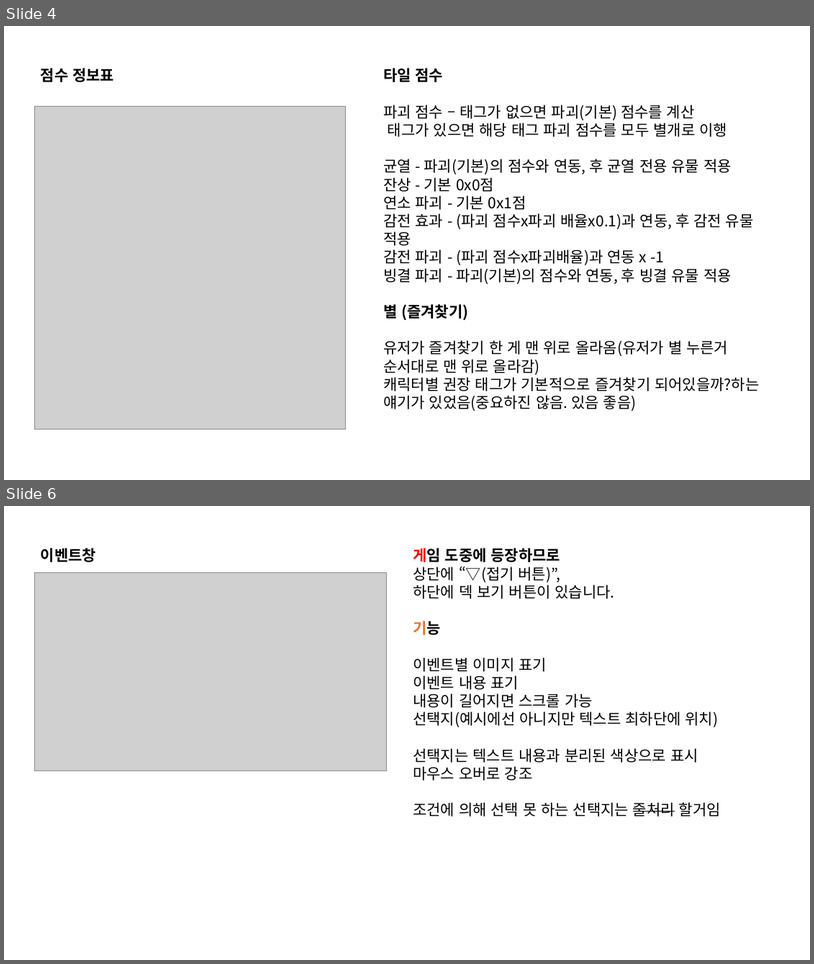
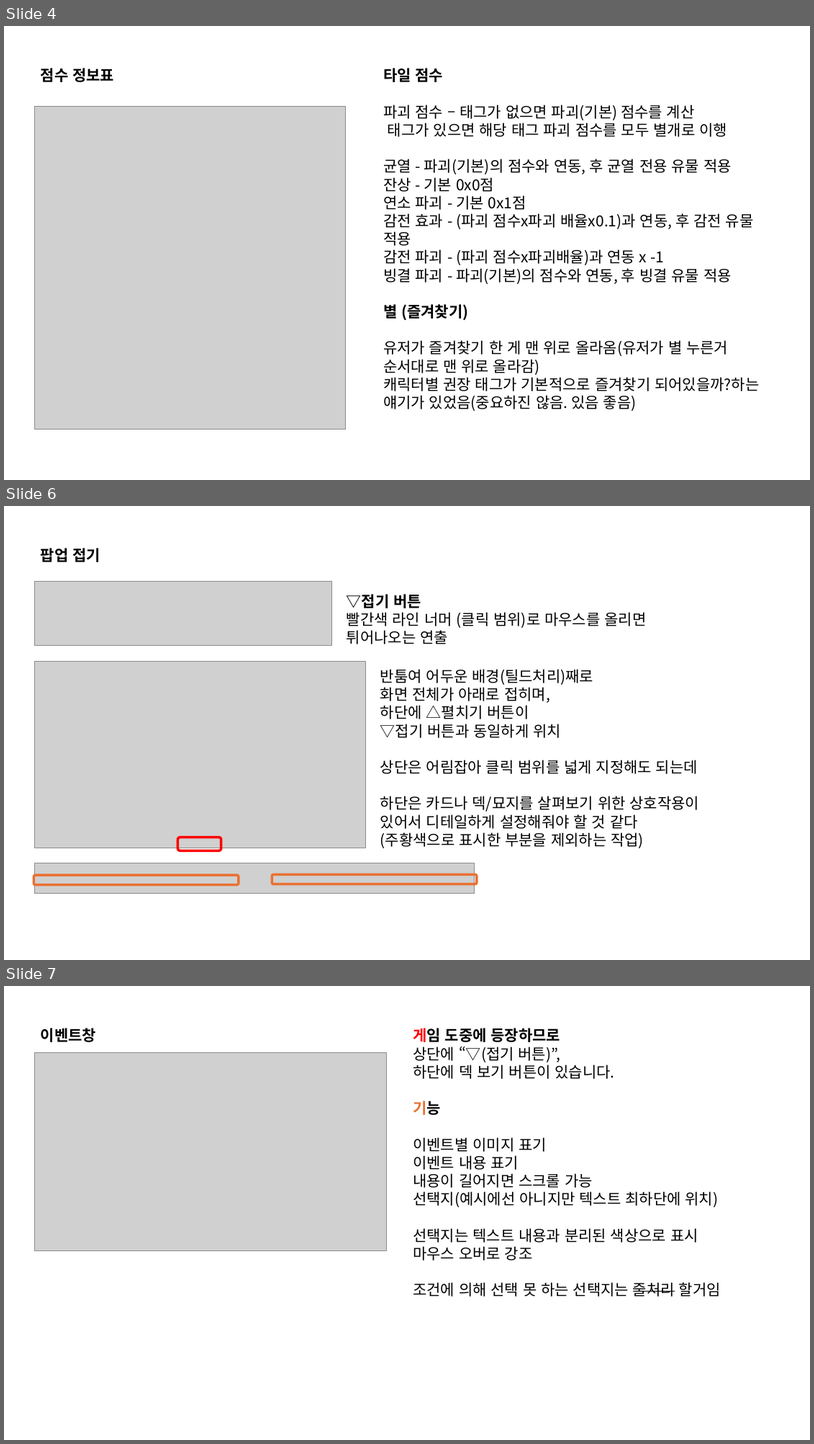
Before and after one commit to kauthor/FluffyDisdog, a slide deck: Plan/기획서/땅부수기2026 ch2.pptx. Shown one above the other, each under a label of ours: slides 4 and 6 before the commit, slides 4, 6 and 7 after it; the slides between them are not shown. The pictures are 814x964 and 814x1444 pixels, drawn with LibreOffice and Linux fonts; fonts in the diff are those of the drawing; grey boxes stand for pictures. Boxes give left, top, right and bottom in pixels: in the first picture for what was removed or moved away, otherwise in the second. Text is boxed around its words. In the diff, an @@ line names an element or a change of style, - is before the commit and + after.

```diff
--- a/Plan/기획서/땅부수기2026 ch2.pptx
+++ b/Plan/기획서/땅부수기2026 ch2.pptx
@@ slide 6 added at (4,506,810,960), background #FFFFFF @@
@@ text added at (41,548,100,562), 18 pt, text #000000, bold @@
+팝업 접기
@@ picture added at (35,581,332,645) @@
@@ text added at (347,594,646,644), 18 pt, text #000000 @@
+▽접기 버튼
+빨간색 라인 너머 (클릭 범위)로 마우스를 올리면
+튀어나오는 연출
@@ picture added at (35,661,365,847) @@
@@ text added at (381,669,700,848), 18 pt, text #000000 @@
+반툼여 어두운 배경(틸드처리)째로
+화면 전체가 아래로 접히며,
+하단에 △펼치기 버튼이
+▽접기 버튼과 동일하게 위치
+상단은 어림잡아 클릭 범위를 넓게 지정해도 되는데
+하단은 카드나 덱/묘지를 살펴보기 위한 상호작용이 있어서 디테일하게 설정해줘야 할 것 같다
+(주황색으로 표시한 부분을 제외하는 작업)
@@ rounded rectangle added at (178,837,221,850), outline #FF0000 3 pt @@
@@ picture added at (35,863,476,893) @@
@@ rounded rectangle added at (34,875,239,885), outline #E97132 3 pt @@
@@ rounded rectangle added at (272,875,477,884), outline #E97132 3 pt @@
@@ what was slide 6 is now slide 7 @@
```
Also in this commit, not shown: 2 slides changed.
